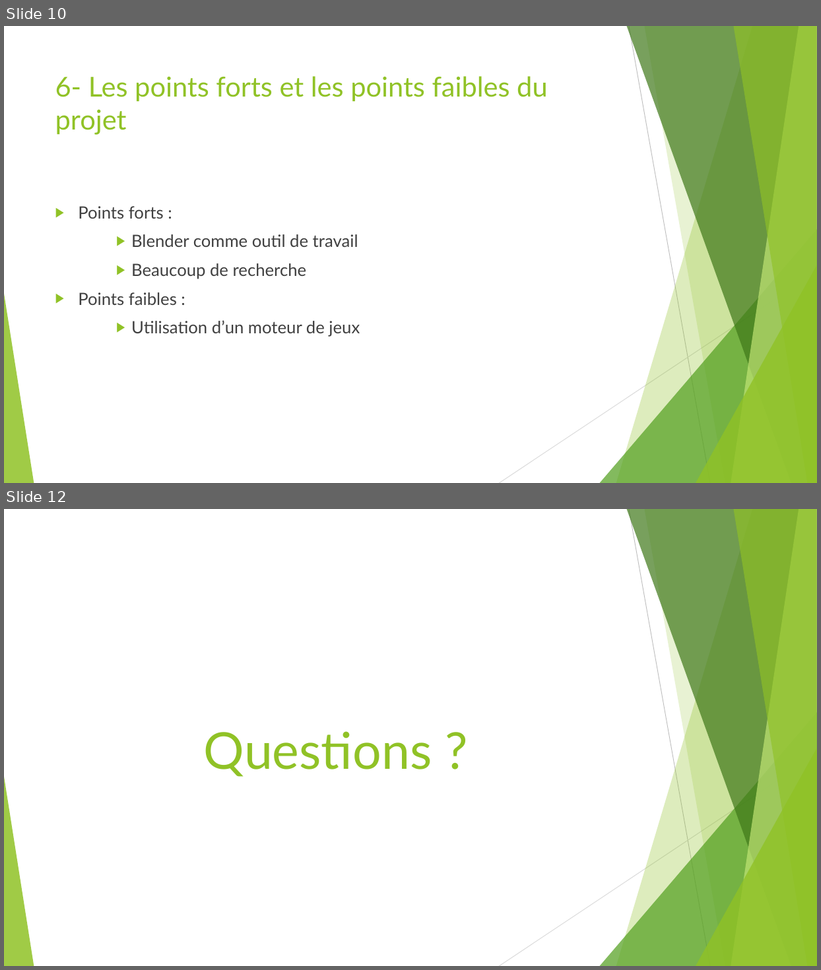
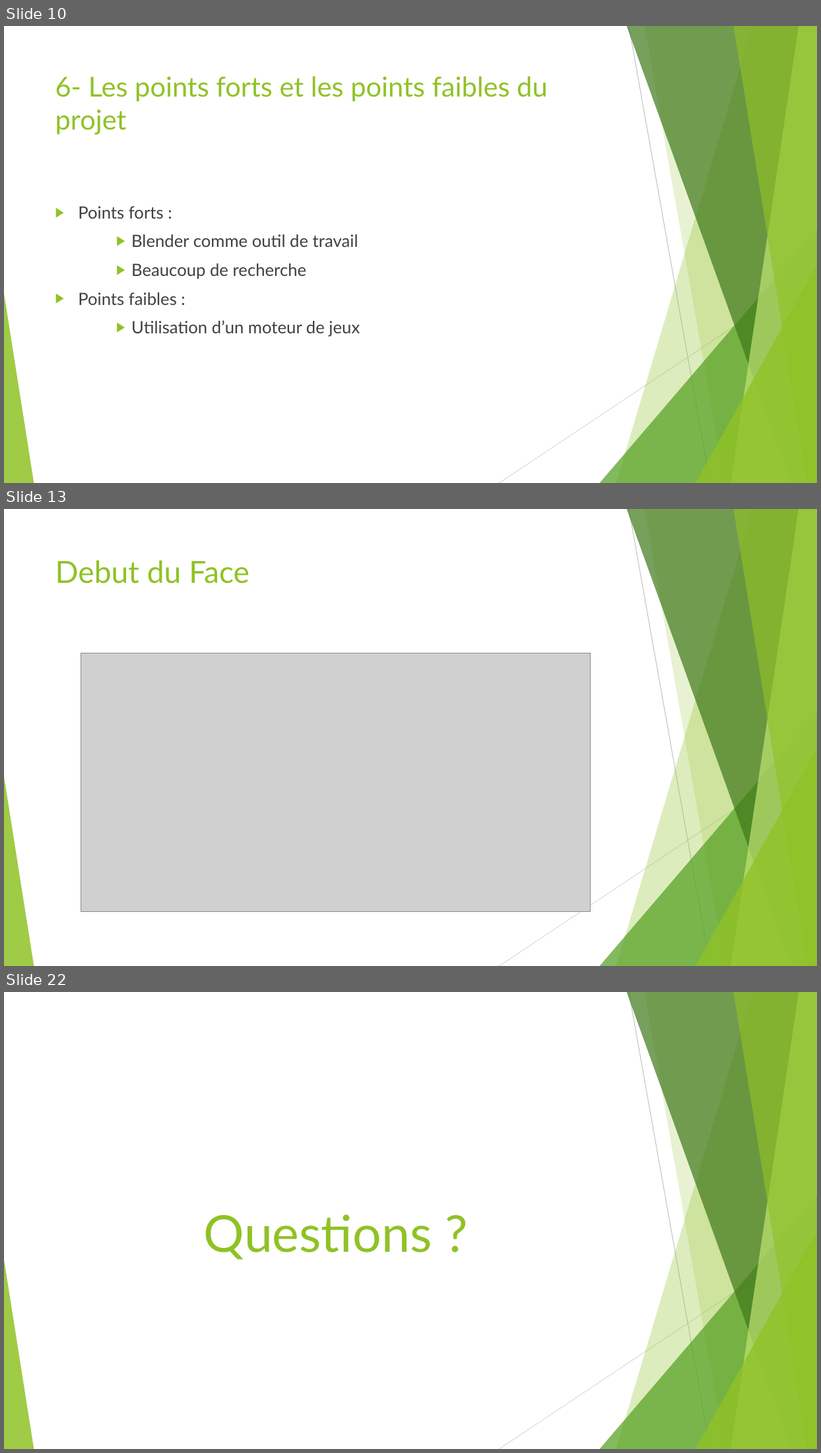
Before and after one commit to bphoul00/Blender_Labyrinth, a slide deck: INF5071.pptx. Shown one above the other, each under a label of ours: slides 10 and 12 before the commit, slides 10, 13 and 22 after it; the slides between them are not shown. The pictures are 821x970 and 821x1453 pixels, drawn with LibreOffice and Linux fonts; fonts in the diff are those of the drawing; grey boxes stand for pictures. Boxes give left, top, right and bottom in pixels: in the first picture for what was removed or moved away, otherwise in the second. Text is boxed around its words. In the diff, an @@ line names an element or a change of style, - is before the commit and + after.

```diff
--- a/INF5071.pptx
+++ b/INF5071.pptx
@@ slide 13 added at [4,509,817,966], background #FFFFFF; not listed: 10 template elements that a slide beside it also shows @@
@@ title added at [55,560,250,584], 36 pt, text #90C226 @@
+Debut du Face
@@ picture added at [81,653,591,912] @@
@@ what was slide 12 is now slide 22 @@
```
Also in this commit, not shown: 4 slides changed, 9 other slides added, 2 other files.
